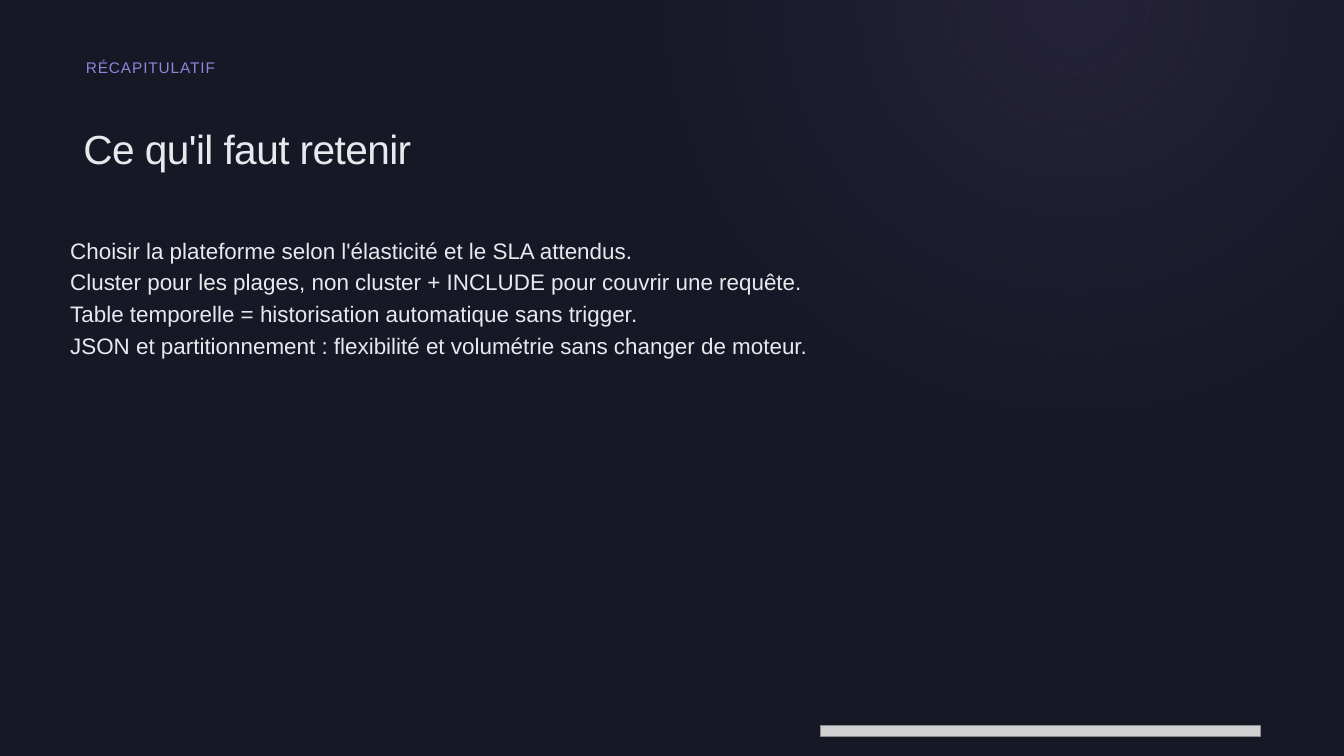
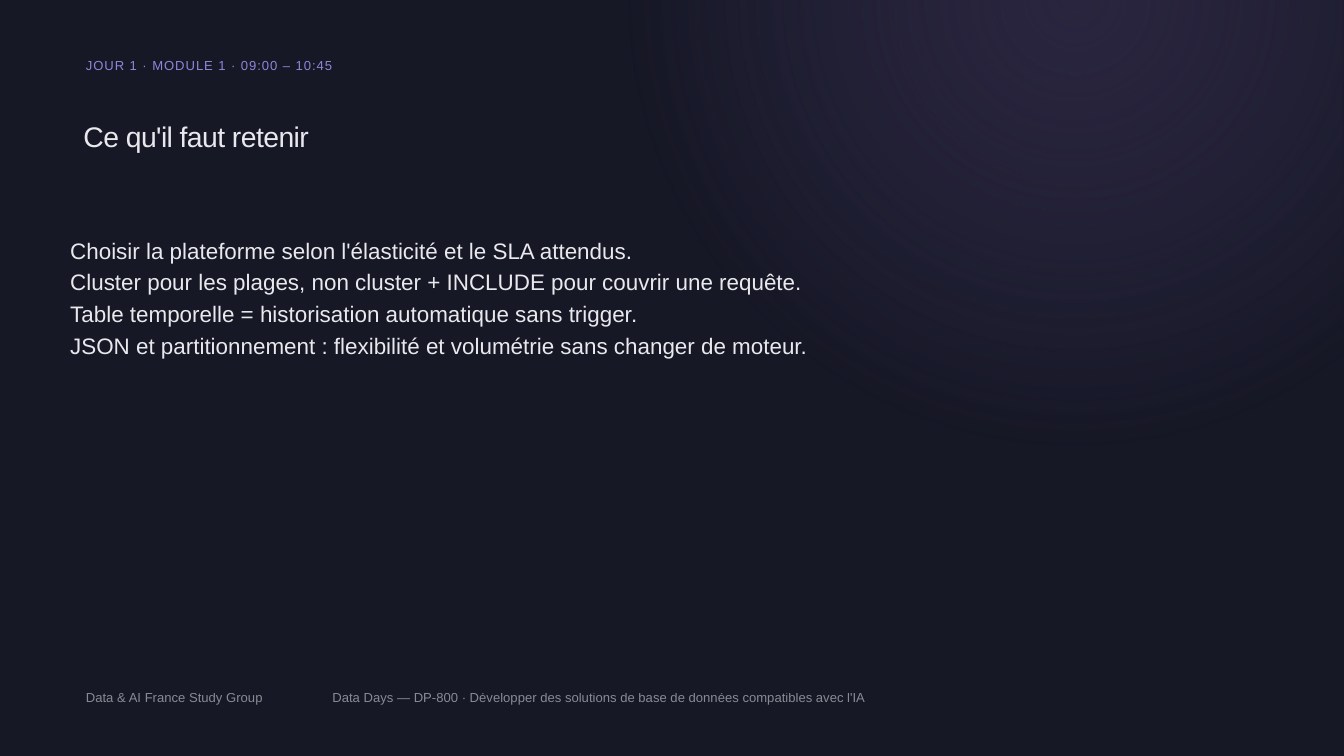
Before and after one commit to smartissime/data-day-2026, a slide deck: slide 7 of DP-800/DP-800-Jour 1 - Session 1.pptx. Drawn at 1344x756 pixels with LibreOffice and Linux fonts; fonts in the diff are those of the drawing; grey boxes stand for pictures; background and template pictures are left out. Boxes give left, top, right and bottom in pixels: in the first picture for what was removed or moved away, otherwise in the second. Text is boxed around its words. In the diff, an @@ line names an element or a change of style, - is before the commit and + after.

```diff
--- a/DP-800/DP-800-Jour 1 - Session 1.pptx
+++ b/DP-800/DP-800-Jour 1 - Session 1.pptx
@@ rectangle removed at box(0, 0, 1344, 756) @@
@@ rectangle added at box(0, 0, 1344, 756), fill gradient #2B2741 @@
@@ rectangle added at box(0, 0, 1343, 755), fill gradient #2B2741 @@
@@ text removed at box(86, 60, 215, 73) @@
-RÉCAPITULATIF
@@ text added at box(86, 61, 332, 70), 14 pt, text #9184D9 @@
+JOUR 1 · MODULE 1 · 09:00 – 10:45
@@ text "Ce qu'il faut retenir" at box(83, 126, 309, 153): size 43.5 to 30.4 pt; line spacing 0.99 to 0.79 @@
@@ text added at box(86, 693, 262, 705), 14 pt, text #E9E9ED at 55% opacity @@
+Data & AI France Study Group
@@ text added at box(332, 693, 865, 705), 14 pt, text #E9E9ED at 55% opacity @@
+Data Days — DP-800 · Développer des solutions de base de données compatibles avec l'IA
@@ picture removed at box(821, 725, 1260, 737) @@
```
Also in this commit, not shown: 7 other slides changed, 13 other files.
